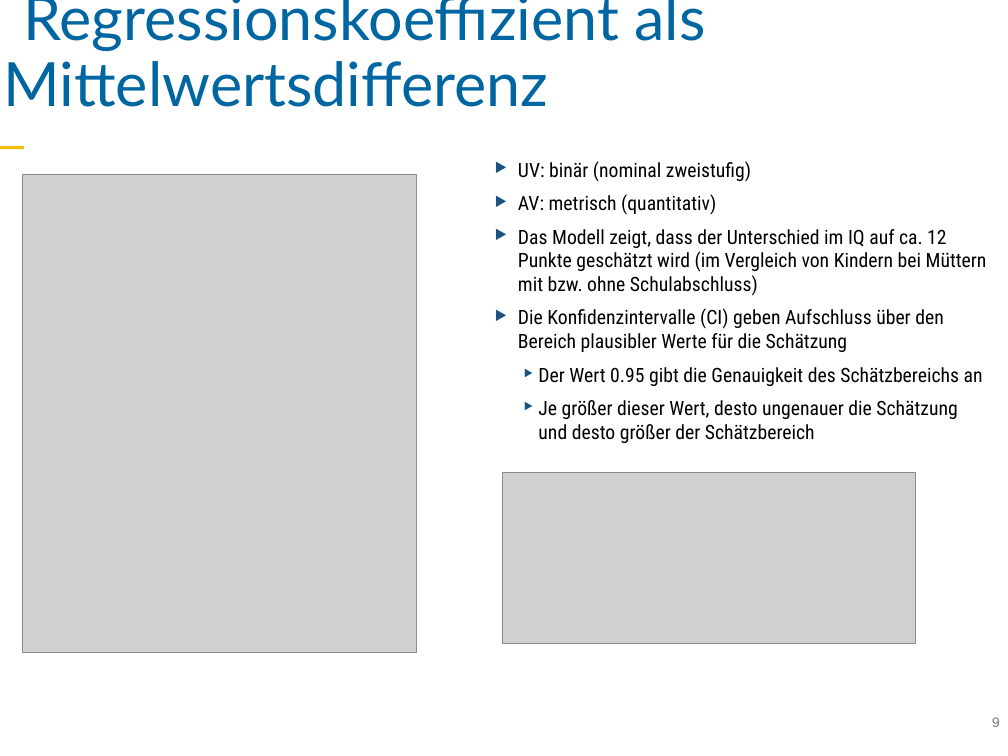
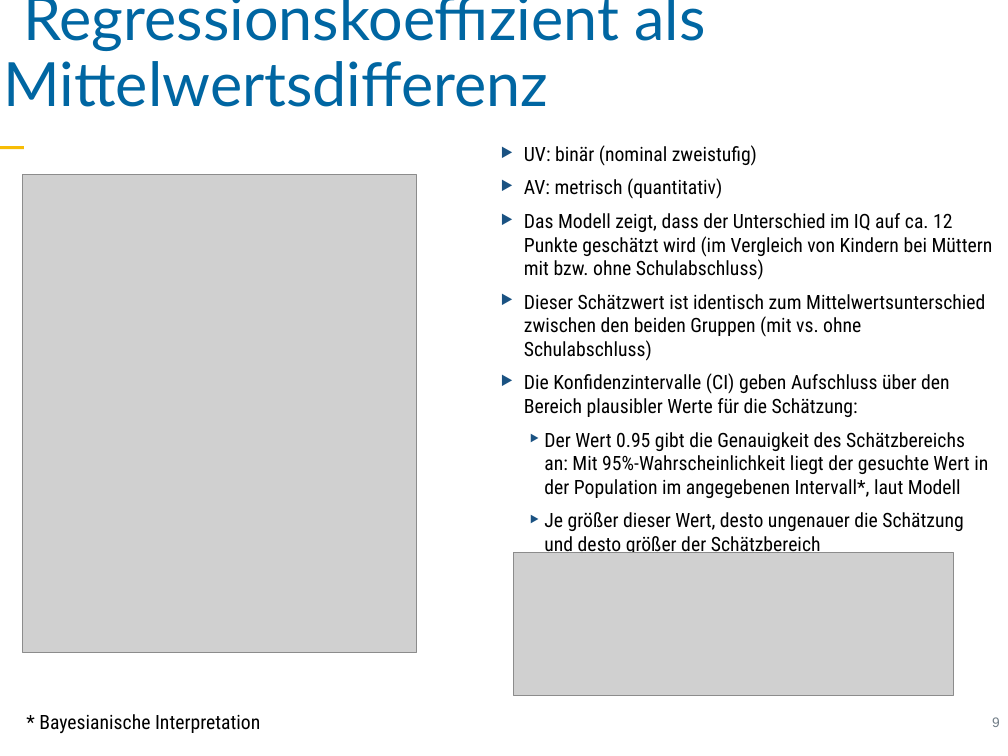
Before and after one commit to sebastiansauer/vorhersagemodellierung, a slide deck: slide 9 of Skript-Folien/QM1-Thema11.pptx. Drawn at 1008x756 pixels with LibreOffice and Linux fonts; fonts in the diff are those of the drawing; grey boxes stand for pictures. Boxes give left, top, right and bottom in pixels: in the first picture for what was removed or moved away, otherwise in the second. Text is boxed around its words. In the diff, an @@ line names an element or a change of style, - is before the commit and + after.

```diff
--- a/Skript-Folien/QM1-Thema11.pptx
+++ b/Skript-Folien/QM1-Thema11.pptx
@@ text "UV: binär (nominal zweistufig)": place and size @@
-text "UV: binär (nominal zweistufig)" at (518,161,987,443)
+text "UV: binär (nominal zweistufig)" at (524,145,993,557)
@@ text at (524,294,988,498): text changed @@
-‣ Die Konfidenzintervalle (CI) geben Aufschluss über den Bereich plausibler Werte für die Schätzung
-  ‣ Der Wert 0.95 gibt die Genauigkeit des Schätzbereichs an
+‣ Dieser Schätzwert ist identisch zum Mittelwertsunterschied zwischen den beiden Gruppen (mit vs. ohne Schulabschluss)
+‣ Die Konfidenzintervalle (CI) geben Aufschluss über den Bereich plausibler Werte für die Schätzung:
+  ‣ Der Wert 0.95 gibt die Genauigkeit des Schätzbereichs an: Mit 95%-Wahrscheinlichkeit liegt der gesuchte Wert in der Population im angegebenen Intervall*, laut Modell
@@ picture removed at (502,473,915,644) @@
@@ picture added at (513,553,953,695) @@
@@ text added at (39,714,260,733), 20 pt, text #000000 @@
+* Bayesianische Interpretation
```
Also in this commit, not shown: 20 other slides changed, 6 other files.
